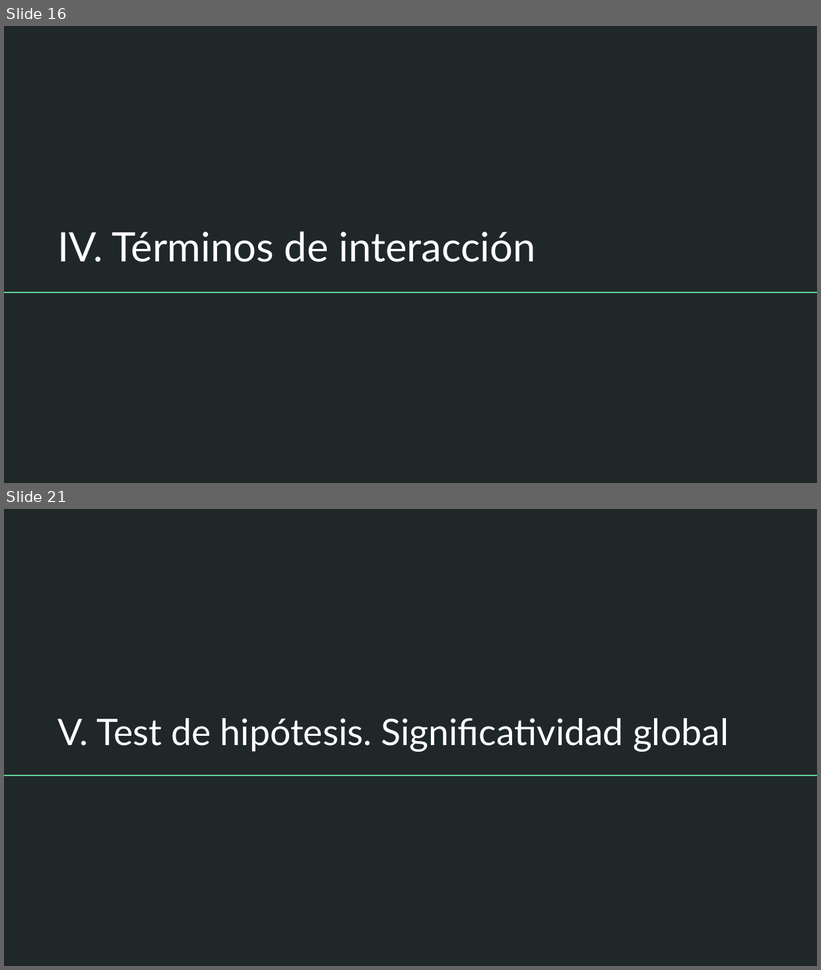
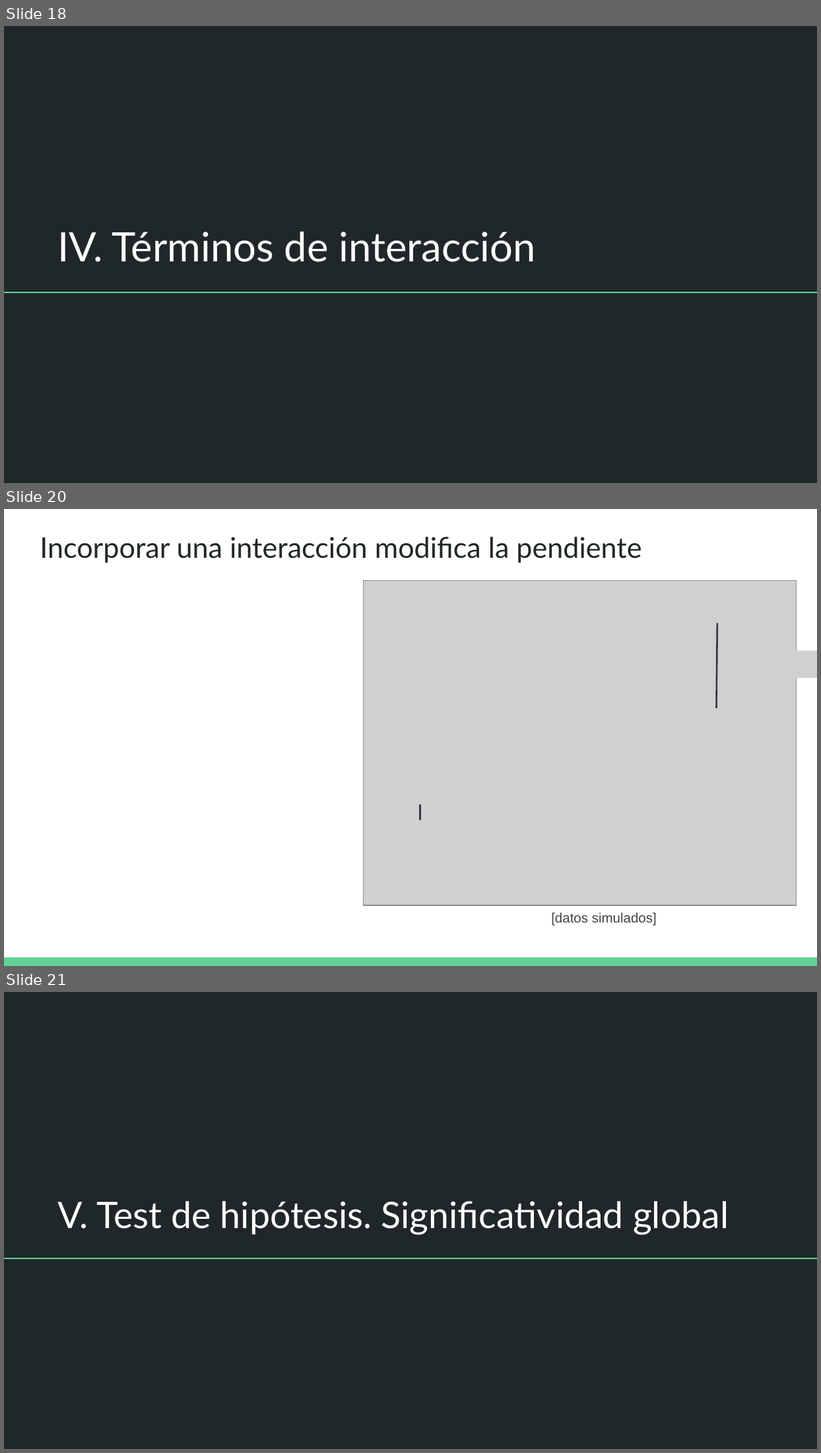
Before and after one commit to DCSCyHD/2023_modulo_3, a slide deck: clase3/teorica_3.pptx. Shown one above the other, each under a label of ours: slides 16 and 21 before the commit, slides 18, 20 and 21 after it; the slides between them are not shown. The pictures are 821x970 and 821x1453 pixels, drawn with LibreOffice and Linux fonts; fonts in the diff are those of the drawing; grey boxes stand for pictures. Boxes give left, top, right and bottom in pixels: in the first picture for what was removed or moved away, otherwise in the second. Text is boxed around its words. In the diff, an @@ line names an element or a change of style, - is before the commit and + after.

```diff
--- a/clase3/teorica_3.pptx
+++ b/clase3/teorica_3.pptx
@@ slide 20 added at (4, 509, 817, 966), background #FFFFFF @@
@@ title added at (40, 537, 642, 563), 25.2 pt, text #202729 @@
+Incorporar una interacción modifica la pendiente
@@ picture added at (364, 580, 797, 906) @@
@@ picture added at (448, 620, 611, 647) @@
@@ line added from (717, 624) to (716, 708), #333643 1.5 pt @@
@@ picture added at (716, 650, 817, 678) @@
@@ picture added at (611, 762, 773, 790) @@
@@ line added from (420, 804) to (420, 834), #333643 1.5 pt @@
@@ picture added at (380, 821, 427, 849) @@
@@ text added at (551, 913, 657, 926), 12 pt, text #424242 @@
+[datos simulados]
@@ rectangle added at (4, 958, 817, 966), fill #63D297 @@
@@ what was slide 16 is now slide 18 @@
```
Also in this commit, not shown: 5 slides changed, 4 other slides added, 7 slides removed, 1 other file.
